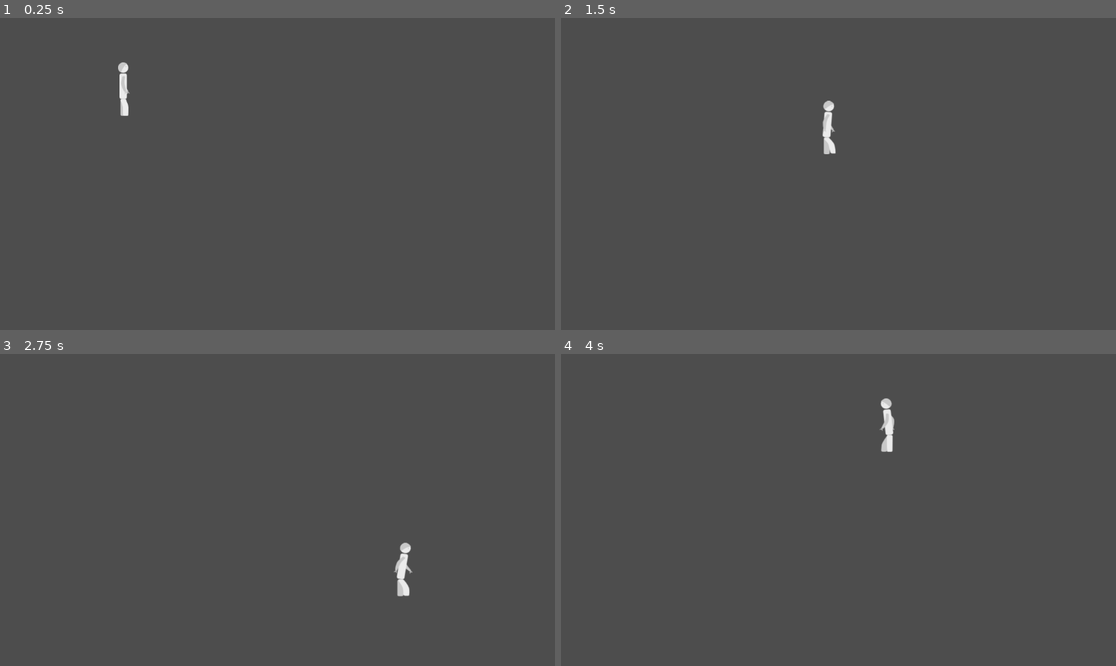
Above: before the commit, frames 1-4 (two rows, left to right).
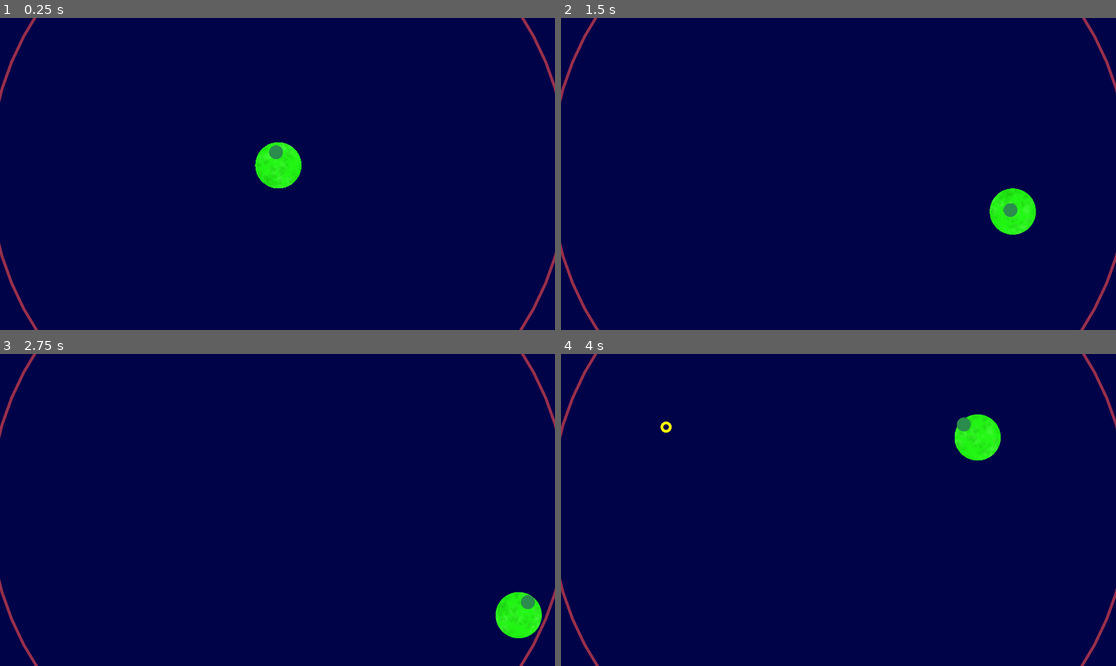
Above: after the commit, the same moments.

Repository: cporrast/circle-survice
Game: Godot game, scene res://scenes/main.tscn
The game is run twice, just before and just after one commit, with the same random seed, the same clock (stepped at 60 frames per second) and the same inputs.
Inputs:
- Up to frame 1 (0.25 s): no input
- Up to frame 2 (1.5 s): tap Enter at 0.5 s; hold D (right) 0.53-1.28 s; hold S (down) from 1.28 s (still down)
- Up to frame 3 (2.75 s): release S (down) at 2.03 s; hold D (right) from 2.03 s (still down)
- Up to frame 4 (4 s): release D (right) at 2.78 s; hold W (up) 2.78-3.53 s; hold A (left) from 3.53 s (still down)

The runs differ from the first frame. In frame 1, 100% of the frame differs, in the area x 0-100%, y 0-100%; in frame 2, 100%; in frame 3, 100%; in frame 4, 100%.

Commit message:
added bullets with random movement, hitbox tracking, loop behavior

Diff:
--- a/project.godot
+++ b/project.godot
@@ -14,6 +14,12 @@
 run/main_scene="uid://d4a2r214a4lor"
 config/features=PackedStringArray("4.4", "Mobile")
 config/icon="res://icon.svg"
+
+[display]
+
+window/size/viewport_width=1920
+window/size/viewport_height=1080
+window/size/mode=3
 
 [input]
 
@@ -40,4 +46,6 @@
 
 [rendering]
 
+textures/canvas_textures/default_texture_filter=0
 renderer/rendering_method="mobile"
+environment/defaults/default_clear_color=Color(0, 0.0117647, 0.282353, 1)
--- /dev/null
+++ b/scenes/arena/arena.gd
@@ -0,0 +1,15 @@
+extends Node2D
+
+@export var arena_radius := 1000.0
+@export var arena_center := Vector2.ZERO
+
+func _ready():
+	var segments = 64
+	var points = []
+	for i in range(segments + 1):
+		var angle = TAU * i / segments
+		points.append(Vector2(cos(angle),sin(angle)) * arena_radius)
+
+	$ArenaBorder.points = points
+	$ArenaBorder.width = 10
+	$ArenaBorder.default_color = Color(1.0, 0.3, 0.3, 0.6)  # reddish border
--- /dev/null
+++ b/scenes/arena/arena.tscn
@@ -0,0 +1,8 @@
+[gd_scene load_steps=2 format=3 uid="uid://de5womxv3q2to"]
+
+[ext_resource type="Script" uid="uid://dpxdmfnghs206" path="res://scenes/arena/arena.gd" id="1_8trdl"]
+
+[node name="Arena" type="Node2D"]
+script = ExtResource("1_8trdl")
+
+[node name="ArenaBorder" type="Line2D" parent="."]
--- /dev/null
+++ b/scenes/bullet/BouncyBullet/bouncy_bullet.gd
@@ -0,0 +1,57 @@
+extends "res://scenes/bullet/bullet.gd"
+
+@onready var sprite: Sprite2D = $Sprite2D
+@onready var shape: CollisionShape2D = $CollisionShape2D
+@onready var arena := get_tree().get_current_scene().get_node("Arena")
+
+var has_entered_arena := false
+var bounce_count := 0
+@export var max_bounces := 8
+
+
+var bounce_colors := {
+	3: Color(1.0, 1.0, 0.9),  # yellow
+	5: Color(1.0, 0.6, 0.0),  # orange
+	7: Color(1.0, 0.1, 0.1)   # red
+}
+
+func _ready():
+	scale_visuals(sprite, shape)
+	connect("body_entered", Callable(self, "_on_body_entered"))
+
+func _physics_process(delta: float) -> void:
+	move_bullet(delta)
+
+	var offset = position - arena.arena_center
+	var distance = offset.length()
+	var bullet_radius = get_bullet_radius()
+
+	if not has_entered_arena:
+		if distance <= (arena.arena_radius - bullet_radius):
+			has_entered_arena = true
+	else:
+		if distance >= (arena.arena_radius - bullet_radius):
+			direction = bounce_direction(offset.normalized())
+			position = arena.arena_center + offset.normalized() * (arena.arena_radius - get_bullet_radius() - 1.0)
+
+			bounce_count += 1
+			if bounce_colors.has(bounce_count):
+				sprite.modulate = bounce_colors[bounce_count]
+			if bounce_count >= max_bounces:
+				queue_free()
+
+
+func get_bullet_radius() -> float:
+	return (sprite.texture.get_size().x * sprite.scale.x) / 2.0
+
+
+func bounce_direction(normal: Vector2) -> Vector2:
+	var bounced = direction.bounce(normal)
+	var angle_variation = deg_to_rad(randf_range(-15, 15))  # tweak this range for more/less chaos
+	bounced = bounced.rotated(angle_variation).normalized()
+	return bounced
+
+func _on_body_entered(body):
+	if body.is_in_group("player"):
+		print("Player hit by bullet!")
+		queue_free()
--- /dev/null
+++ b/scenes/bullet/BouncyBullet/bouncy_bullet.tscn
@@ -0,0 +1,17 @@
+[gd_scene load_steps=4 format=3 uid="uid://5goaiapipttd"]
+
+[ext_resource type="Script" uid="uid://dmbey00lbmlvj" path="res://scenes/bullet/BouncyBullet/bouncy_bullet.gd" id="1_j4xf1"]
+[ext_resource type="Texture2D" uid="uid://bd2ebf1yxv6u8" path="res://scenes/bullet/BouncyBullet/art/bouncy_bullet.png" id="2_rhgxs"]
+
+[sub_resource type="CircleShape2D" id="CircleShape2D_rhgxs"]
+radius = 258.627
+
+[node name="BouncyBullet" type="Area2D"]
+collision_layer = 2
+script = ExtResource("1_j4xf1")
+
+[node name="Sprite2D" type="Sprite2D" parent="."]
+texture = ExtResource("2_rhgxs")
+
+[node name="CollisionShape2D" type="CollisionShape2D" parent="."]
+shape = SubResource("CircleShape2D_rhgxs")
--- /dev/null
+++ b/scenes/bullet/StraightBullet/straight_bullet.gd
@@ -0,0 +1,19 @@
+extends "res://scenes/bullet/bullet.gd"
+
+@onready var sprite: Sprite2D = $Sprite2D
+@onready var shape: CollisionShape2D = $CollisionShape2D
+
+func _ready():
+	scale_visuals(sprite, shape)
+	connect("body_entered", Callable(self, "_on_body_entered"))
+
+
+func _physics_process(delta: float) -> void:
+	move_bullet(delta)
+	rotation = direction.angle()
+
+
+func _on_body_entered(body):
+	if body.is_in_group("player"):
+		print("Player hit by bullet!")
+		queue_free()
--- /dev/null
+++ b/scenes/bullet/StraightBullet/straight_bullet.tscn
@@ -0,0 +1,19 @@
+[gd_scene load_steps=4 format=3 uid="uid://c1nssl1u7t7ni"]
+
+[ext_resource type="Script" uid="uid://cou1nfyf4ocgc" path="res://scenes/bullet/StraightBullet/straight_bullet.gd" id="1_c31ui"]
+[ext_resource type="Texture2D" uid="uid://djnyiei7t7v8g" path="res://scenes/bullet/StraightBullet/art/straight_bullet.png" id="2_0811d"]
+
+[sub_resource type="RectangleShape2D" id="RectangleShape2D_0811d"]
+size = Vector2(180, 125)
+
+[node name="StraightBullet" type="Area2D"]
+collision_layer = 2
+script = ExtResource("1_c31ui")
+
+[node name="Sprite2D" type="Sprite2D" parent="."]
+position = Vector2(-78, -1)
+texture = ExtResource("2_0811d")
+
+[node name="CollisionShape2D" type="CollisionShape2D" parent="."]
+position = Vector2(88, 0)
+shape = SubResource("RectangleShape2D_0811d")
--- /dev/null
+++ b/scenes/bullet/bullet.gd
@@ -0,0 +1,44 @@
+# Bullet.gd
+extends Area2D
+
+@export var speed := 600.0
+@export var direction := Vector2.ZERO
+@export var target_screen_ratio := 0.02
+
+func move_bullet(delta: float) -> void:
+	position += direction.normalized() * speed * delta
+
+func _ready():
+	print("Bullet scale:", $Sprite2D.scale)
+	print("Collision radius:", $CollisionShape2D.shape.radius)
+
+	scale_visuals($Sprite2D, $CollisionShape2D)
+
+
+
+func _on_body_entered(body):
+	print("Hit:", body.name)
+
+func scale_visuals(sprite: Sprite2D, collision_shape: CollisionShape2D):
+	if not sprite or not collision_shape:
+		return
+
+	var screen_size = get_viewport_rect().size
+	var target_width = screen_size.x * target_screen_ratio
+
+	var tex_size = sprite.texture.get_size()
+	var scale_factor = target_width / tex_size.x
+	sprite.scale = Vector2(scale_factor, scale_factor)
+
+	var shape = collision_shape.shape
+	if shape is RectangleShape2D:
+		var scaled_size = tex_size * scale_factor
+		shape.extents = scaled_size * 0.5
+	elif shape is CircleShape2D:
+		shape.radius = (tex_size.x * scale_factor) * 0.3
+
+	collision_shape.position = sprite.position
+
+
+func set_direction(dir: Vector2) -> void:
+	direction = dir.normalized()
--- /dev/null
+++ b/scenes/bullet/bullet.tscn
@@ -0,0 +1,12 @@
+[gd_scene load_steps=3 format=3 uid="uid://cb2amgicaixhj"]
+
+[ext_resource type="Script" uid="uid://cue75rm34qpvp" path="res://scenes/bullet/bullet.gd" id="1_7c8un"]
+
+[sub_resource type="CircleShape2D" id="CircleShape2D_7c8un"]
+
+[node name="Bullet" type="Area2D"]
+collision_layer = 2
+script = ExtResource("1_7c8un")
+
+[node name="CollisionShape2D" type="CollisionShape2D" parent="."]
+shape = SubResource("CircleShape2D_7c8un")
--- /dev/null
+++ b/scenes/bullet/bullet_spawner.gd
@@ -0,0 +1,11 @@
+extends Node
+
+
+# Called when the node enters the scene tree for the first time.
+func _ready() -> void:
+	pass # Replace with function body.
+
+
+# Called every frame. 'delta' is the elapsed time since the previous frame.
+func _process(delta: float) -> void:
+	pass
--- /dev/null
+++ b/scenes/bullet/bullet_spawner.tscn
@@ -0,0 +1,56 @@
+[gd_scene load_steps=4 format=3 uid="uid://53nt1egwiqiw"]
+
+[ext_resource type="PackedScene" uid="uid://c1nssl1u7t7ni" path="res://scenes/bullet/StraightBullet/straight_bullet.tscn" id="1_2hefh"]
+[ext_resource type="PackedScene" uid="uid://5goaiapipttd" path="res://scenes/bullet/BouncyBullet/bouncy_bullet.tscn" id="2_5nw7v"]
+
+[sub_resource type="GDScript" id="GDScript_6jy35"]
+script/source = "extends Node
+
+@export var straight_bullet_scene: PackedScene
+@export var bouncy_bullet_scene: PackedScene
+
+var time_accumulator := 0.0
+var wave := 1
+
+@onready var arena := get_parent().get_node(\"Arena\")
+
+
+func _process(delta):
+	time_accumulator += delta
+	if time_accumulator >= 3.0:
+		spawn_bullets(wave)
+		time_accumulator = 0.0
+		wave += 1
+
+
+func spawn_bullets(count: int):
+	for i in count:
+		var is_bouncy = randf() < 0.3
+
+		var scene: PackedScene
+		if is_bouncy:
+			scene = bouncy_bullet_scene
+		else:
+			scene = straight_bullet_scene
+
+		var bullet = scene.instantiate()
+
+		var spawn_pos = get_spawn_position()
+		var base_dir = (arena.global_position - spawn_pos).normalized()
+		var angle_offset = deg_to_rad(randf_range(-20.0, 20.0))
+		var dir = base_dir.rotated(angle_offset)
+
+		bullet.global_position = spawn_pos
+		bullet.set_direction(dir)
+		get_tree().current_scene.add_child(bullet)
+
+func get_spawn_position() -> Vector2:
+	var angle = randf() * TAU
+	var radius = arena.arena_radius + 200  # spawn outside the arena
+	return arena.global_position + Vector2(cos(angle), sin(angle)) * radius
+"
+
+[node name="BulletSpawner" type="Node"]
+script = SubResource("GDScript_6jy35")
+straight_bullet_scene = ExtResource("1_2hefh")
+bouncy_bullet_scene = ExtResource("2_5nw7v")
--- a/scenes/main.tscn
+++ b/scenes/main.tscn
@@ -1,7 +1,17 @@
-[gd_scene load_steps=2 format=3 uid="uid://d4a2r214a4lor"]
+[gd_scene load_steps=4 format=3 uid="uid://d4a2r214a4lor"]
 
 [ext_resource type="PackedScene" uid="uid://b40h86578fpwy" path="res://scenes/player/player.tscn" id="1_o5qli"]
+[ext_resource type="PackedScene" uid="uid://de5womxv3q2to" path="res://scenes/arena/arena.tscn" id="2_0wfyh"]
+[ext_resource type="PackedScene" uid="uid://53nt1egwiqiw" path="res://scenes/bullet/bullet_spawner.tscn" id="3_sugp2"]
 
-[node name="Main" type="Node"]
+[node name="Main" type="Node2D"]
+
+[node name="Arena" parent="." instance=ExtResource("2_0wfyh")]
+position = Vector2(4, -5)
 
 [node name="Player" parent="." instance=ExtResource("1_o5qli")]
+position = Vector2(4, -5)
+
+[node name="ArenaCamera" type="Camera2D" parent="."]
+
+[node name="BulletSpawner" parent="." instance=ExtResource("3_sugp2")]
--- a/scenes/player/player.gd
+++ b/scenes/player/player.gd
@@ -1,31 +1,87 @@
 extends CharacterBody2D
 
-@export var speed = 400
-@onready var _animated_sprite = $AnimatedSprite2D
+@export var speed = 800
+@onready var body: Sprite2D = $BodySprite
+@onready var head: Sprite2D = $Head/HeadSprite
 
-# Called when the node enters the scene tree for the first time.
+var input_direction := Vector2.ZERO
+
 func _ready() -> void:
-	pass # Replace with function body.
+	var arena = get_parent().get_node("Arena")
+	var arena_center = arena.global_position
+	var arena_radius = arena.arena_radius
 
+	# Step 1: Scale player relative to arena
+	var player_target_diameter = arena_radius * 0.48  # Up to 48% of diameter
+	var max_pixel_size = 160.0  # ← Cap size in pixels (tweak this as needed)
+	player_target_diameter = min(player_target_diameter, max_pixel_size)
 
-# Called every frame. 'delta' is the elapsed time since the previous frame.
-func _process(delta: float) -> void:
-	var input_direction = get_input()
-	velocity = input_direction * speed
+	var texture_size = body.get_texture().get_size().x
+	var scale_factor = player_target_diameter / texture_size
 
-	move_and_slide()
-	animate(input_direction)
+	body.scale = Vector2(scale_factor, scale_factor)
+	head.scale = Vector2(scale_factor, scale_factor)
+
+	var hitbox := $CollisionShape2D
+
+	if body.is_in_group("player"):
+		body.take_damage()
+
+	if hitbox.shape is CircleShape2D:
+		var visual_radius = (body.get_texture().get_size().x * body.scale.x)
+		hitbox.shape.radius = visual_radius  # ← tweak this multiplier for tighter or looser hitbox
+
+	# Step 2: Clamp player position inside arena bounds
+	await get_tree().process_frame
+	var body_radius = (body.get_rect().size.x * body.scale.x) / 2.0
+	var max_distance = arena_radius - body_radius
+
+	var offset = global_position - arena_center
+	if offset.length() > max_distance:
+		global_position = arena_center + offset.normalized() * max_distance
 
 
 
-func get_input():
-	return Input.get_vector("left", "right", "up", "down")
+func _physics_process(delta: float) -> void:
+	input_direction = Vector2(
+		Input.get_action_strength("right") - Input.get_action_strength("left"),
+		Input.get_action_strength("down") - Input.get_action_strength("up")
+	).normalized()
 
+	velocity = input_direction * speed
+	move_and_slide()
 
-func animate(direction: Vector2):
-	if direction != Vector2.ZERO:
-		_animated_sprite.play("walk")
-		if direction.x != 0:
-			_animated_sprite.flip_h = direction.x < 0
-	else:
-		_animated_sprite.play("idle")
+	var body_radius = (body.get_rect().size.x * body.scale.x) / 2.0
+
+	if velocity.length() > 0:
+		var direction = velocity.normalized()
+		var rotation_amount = velocity.length() * delta * 0.08
+		var roll_direction = Vector2(0, 1).cross(direction)
+		body.rotation += rotation_amount * roll_direction
+
+		# Slight head tilt toward movement direction
+		var target_angle = velocity.angle()
+		var current_angle = head.rotation
+		var diff = wrapf(target_angle - current_angle, -PI, PI)
+		head.rotation += clamp(diff, -0.05, 0.05)
+
+	# Animate head position around top arc
+	#var body_radius = (body.get_texture().get_size().y * body.scale.y) / 2.0
+	var max_head_offset = body_radius * 0.5
+	var head_direction = input_direction if input_direction.length() > 0.1 else Vector2.ZERO
+
+	var offset_head = head_direction.normalized() * max_head_offset
+	offset_head.y -= body_radius * 0.9
+	$Head.position = offset_head
+
+	var arena = get_parent().get_node("Arena")
+	var arena_center = arena.global_position
+	var arena_radius = arena.arena_radius
+#
+	#var player_radius = (body.get_texture().get_size().x * body.scale.x) / 2.0
+	var max_distance = arena_radius - body_radius
+
+	var offset = global_position - arena_center
+
+	if offset.length() > max_distance:
+		global_position = arena_center + offset.normalized() * max_distance
--- a/scenes/player/player.tscn
+++ b/scenes/player/player.tscn
@@ -1,57 +1,25 @@
-[gd_scene load_steps=9 format=3 uid="uid://b40h86578fpwy"]
+[gd_scene load_steps=5 format=3 uid="uid://b40h86578fpwy"]
 
 [ext_resource type="Script" uid="uid://vjpgb7akijdk" path="res://scenes/player/player.gd" id="1_8afob"]
-[ext_resource type="Texture2D" uid="uid://dou65sjq6pl1c" path="res://assets/player/walk_1.png" id="2_75vfm"]
-[ext_resource type="Texture2D" uid="uid://dfemnm3yx85kv" path="res://assets/player/walk_2.png" id="3_0owmy"]
-[ext_resource type="Texture2D" uid="uid://utc0x14wpna7" path="res://assets/player/walk_3.png" id="4_qek5x"]
-[ext_resource type="Texture2D" uid="uid://ppm2i46qld23" path="res://assets/player/walk_4.png" id="5_5gtgg"]
-[ext_resource type="Texture2D" uid="uid://bk7x7l3ny4qqg" path="res://assets/player/walk_5.png" id="6_h17s1"]
+[ext_resource type="Texture2D" uid="uid://bjldtanb548ie" path="res://assets/player/body.png" id="2_gmlin"]
+[ext_resource type="Texture2D" uid="uid://blk7hvoiq2vn7" path="res://assets/player/head.png" id="3_lvxji"]
 
-[sub_resource type="SpriteFrames" id="SpriteFrames_je7p5"]
-animations = [{
-"frames": [{
-"duration": 1.0,
-"texture": ExtResource("4_qek5x")
-}, {
-"duration": 1.0,
-"texture": ExtResource("6_h17s1")
-}],
-"loop": true,
-"name": &"idle",
-"speed": 5.0
-}, {
-"frames": [{
-"duration": 1.5,
-"texture": ExtResource("2_75vfm")
-}, {
-"duration": 1.0,
-"texture": ExtResource("3_0owmy")
-}, {
-"duration": 1.0,
-"texture": ExtResource("4_qek5x")
-}, {
-"duration": 1.0,
-"texture": ExtResource("5_5gtgg")
-}, {
-"duration": 1.0,
-"texture": ExtResource("6_h17s1")
-}],
-"loop": true,
-"name": &"walk",
-"speed": 6.0
-}]
+[sub_resource type="CircleShape2D" id="CircleShape2D_p47bc"]
+radius = 353.566
 
-[sub_resource type="CapsuleShape2D" id="CapsuleShape2D_fm80t"]
-height = 110.0
-
-[node name="Player" type="CharacterBody2D"]
+[node name="Player" type="CharacterBody2D" groups=["player"]]
 script = ExtResource("1_8afob")
 
-[node name="AnimatedSprite2D" type="AnimatedSprite2D" parent="."]
-position = Vector2(257, 148)
-sprite_frames = SubResource("SpriteFrames_je7p5")
-animation = &"idle"
+[node name="CollisionShape2D" type="CollisionShape2D" parent="."]
+position = Vector2(-1, -25)
+shape = SubResource("CircleShape2D_p47bc")
 
-[node name="CollisionShape2D" type="CollisionShape2D" parent="."]
-position = Vector2(256, 148)
-shape = SubResource("CapsuleShape2D_fm80t")
+[node name="BodySprite" type="Sprite2D" parent="."]
+position = Vector2(-1, -25)
+texture = ExtResource("2_gmlin")
+
+[node name="Head" type="Node2D" parent="."]
+
+[node name="HeadSprite" type="Sprite2D" parent="Head"]
+position = Vector2(-9, 2)
+texture = ExtResource("3_lvxji")
Binary file added: assets/player/body.png
Not shown, changed: assets/player/body.png.import
Binary file added: assets/player/head.png
Not shown, changed: assets/player/head.png.import
Binary file removed: assets/player/walk_1.png
Binary file removed: assets/player/walk_2.png
Binary file removed: assets/player/walk_3.png
Not shown, removed: assets/player/walk_3.png.import
Binary file removed: assets/player/walk_4.png
Binary file removed: assets/player/walk_5.png
Not shown, added: scenes/arena/arena.gd.uid
Binary file added: scenes/bullet/BouncyBullet/art/bouncy_bullet.png
(and 7 more such lines)
